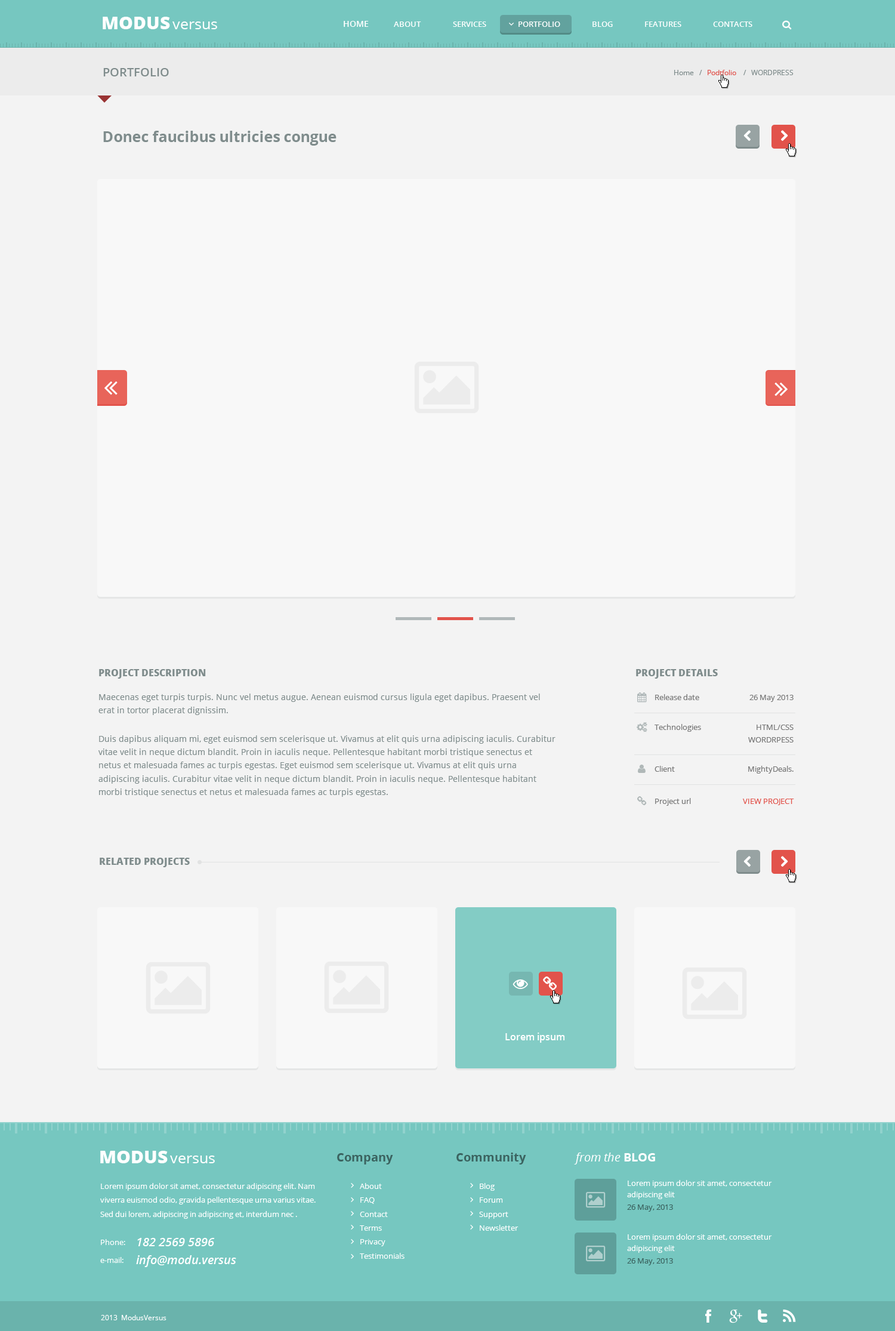
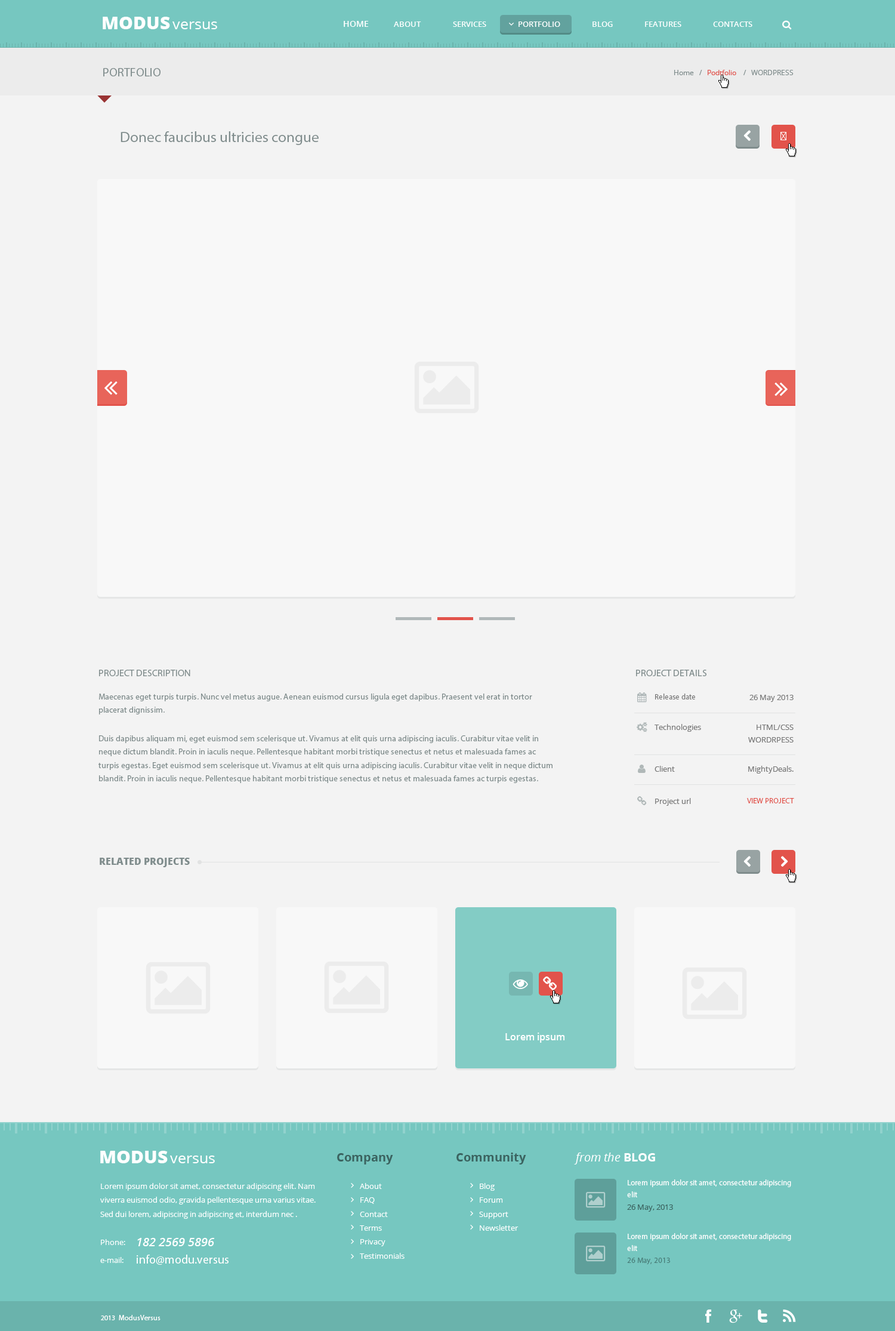
The second 895 × 1331 image is a revision of the first. Changes to its layers:
painted on "PORTFOLIO" (2nd of 2, in "Header" › "page headline") over [left=103, top=68, right=169, bottom=77]
painted on (unnamed layer) (4th of 30, in "Project" › "Header") over [left=780, top=130, right=789, bottom=141]
painted on "Donec faucibus ultri" over [left=103, top=130, right=337, bottom=146]
painted on "PROJECT DESCRIPTION" over [left=99, top=669, right=206, bottom=679]
painted on "Duis dapibus aliquam" over [left=98, top=735, right=556, bottom=797]
painted on "Maecenas eget turpis" over [left=98, top=693, right=541, bottom=715]
painted on "PROJECT DETAILS" over [left=636, top=669, right=718, bottom=679]
painted on "VIEW PROJECT" over [left=743, top=797, right=795, bottom=806]
painted on "Release date" over [left=655, top=693, right=700, bottom=701]
painted on "26 May, 2013" (1st of 2, in "footer") over [left=627, top=1257, right=674, bottom=1266]
painted on "Lorem ipsum dolor si" (1st of 3, in "footer") over [left=627, top=1232, right=792, bottom=1253]
painted on "Lorem ipsum dolor si" (2nd of 3, in "footer") over [left=627, top=1179, right=792, bottom=1199]
painted on "2013 ModusVersus" over [left=100, top=1314, right=167, bottom=1321]
painted on "info@modu.versus" over [left=136, top=1254, right=237, bottom=1267]
